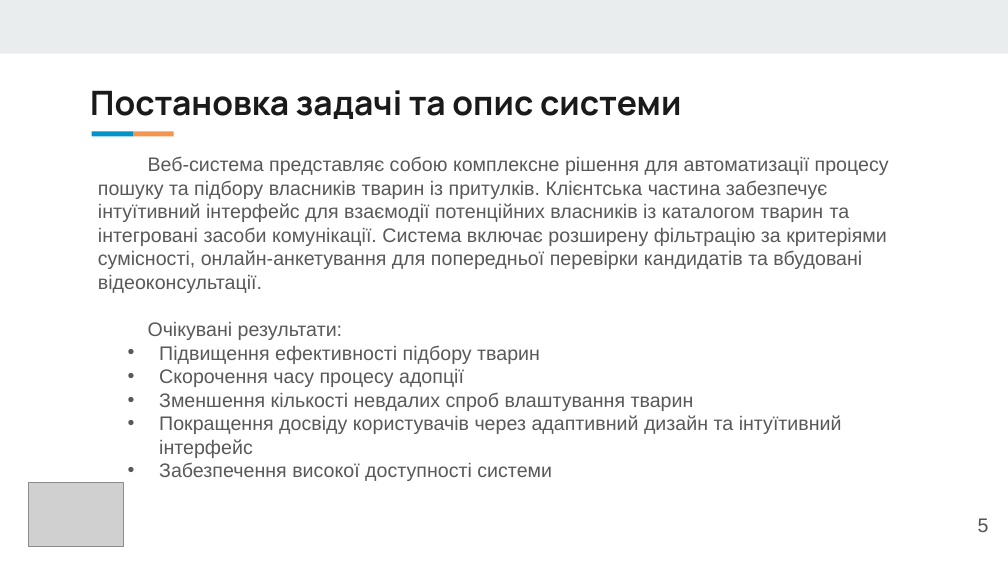
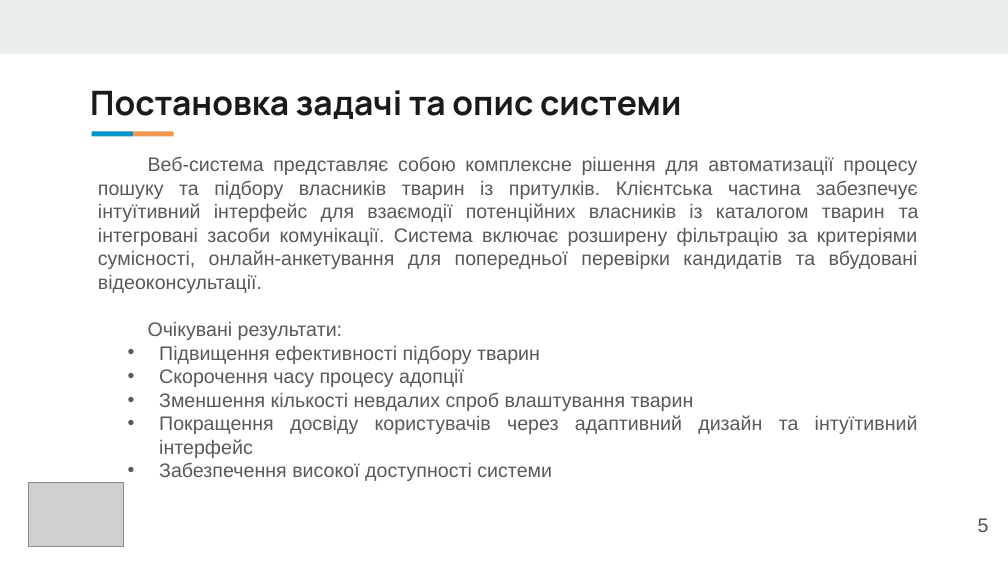
Before and after one commit to NureBobrykMaksym/2025_B_PI_PZPI-21-2_Bobryk_M_Y, a slide deck: slide 5 of 2025_Б_ПІ_ПЗПІ-21-2_Бобрик_М_Я.pptx. Drawn at 1008x567 pixels with LibreOffice and Linux fonts; fonts in the diff are those of the drawing; grey boxes stand for pictures. Boxes give left, top, right and bottom in pixels: in the first picture for what was removed or moved away, otherwise in the second. Text is boxed around its words. In the diff, an @@ line names an element or a change of style, - is before the commit and + after.

```diff
--- a/2025_Б_ПІ_ПЗПІ-21-2_Бобрик_М_Я.pptx
+++ b/2025_Б_ПІ_ПЗПІ-21-2_Бобрик_М_Я.pptx
@@ text "Веб-система представляє собою комплексне рішення ..." at [98,156,919,481]: alignment left to justified @@
```
Also in this commit, not shown: 3 other slides changed, 1 slide added, 1 other file.
